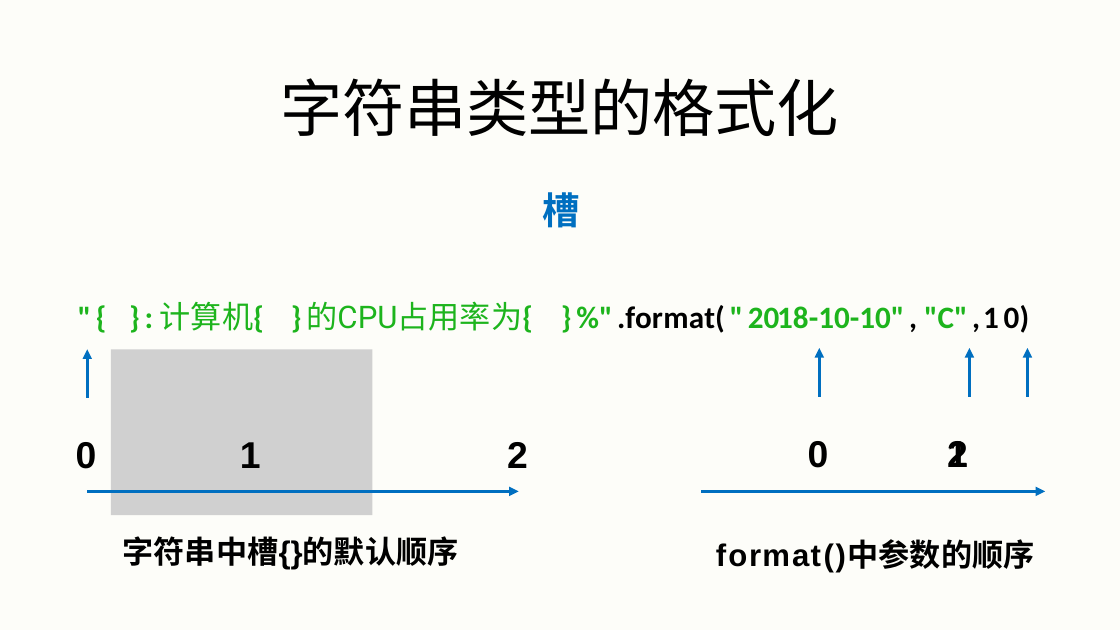
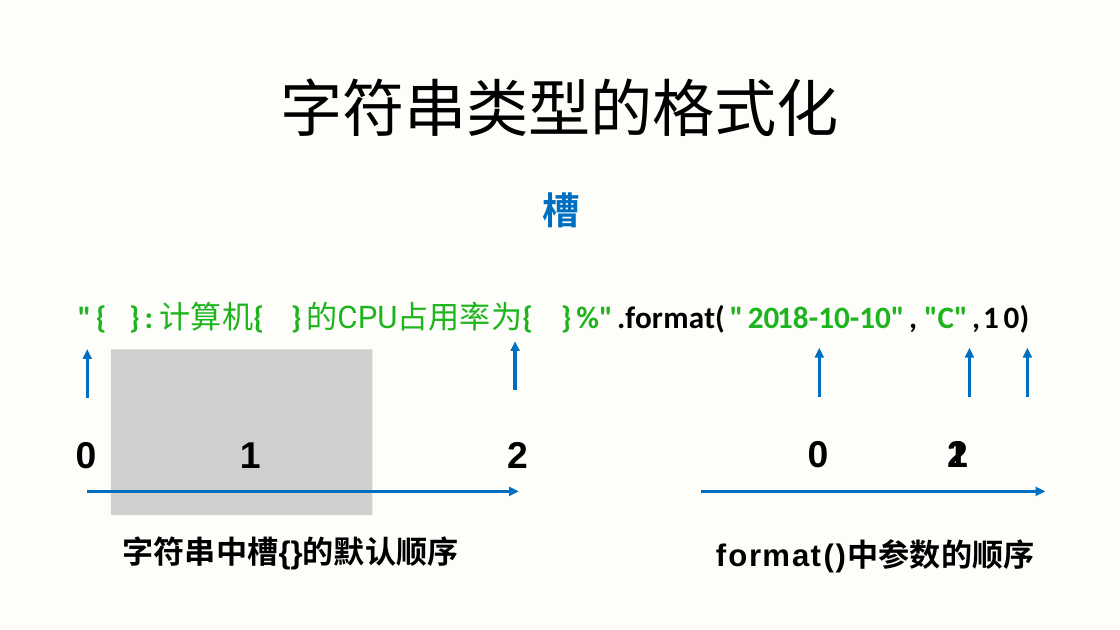
Before and after one commit to xpyuanfly/python-jxbj, a slide deck: slide 20 of 3.基本数据类型/3.基本数据类型.pptx. Drawn at 1120x630 pixels with LibreOffice and Linux fonts; fonts in the diff are those of the drawing; grey boxes stand for pictures. Boxes give left, top, right and bottom in pixels: in the first picture for what was removed or moved away, otherwise in the second. Text is boxed around its words. In the diff, an @@ line names an element or a change of style, - is before the commit and + after.

Commit message:
跟新字符串知识点

```diff
--- a/3.基本数据类型/3.基本数据类型.pptx
+++ b/3.基本数据类型/3.基本数据类型.pptx
@@ freeform shape added at (511, 342, 521, 352), fill #006FC0 @@
@@ freeform shape added at (515, 349, 515, 390), outline #006FC0 2.04 pt @@
```
Also in this commit, not shown: 1 other slide changed, 8 other files.
